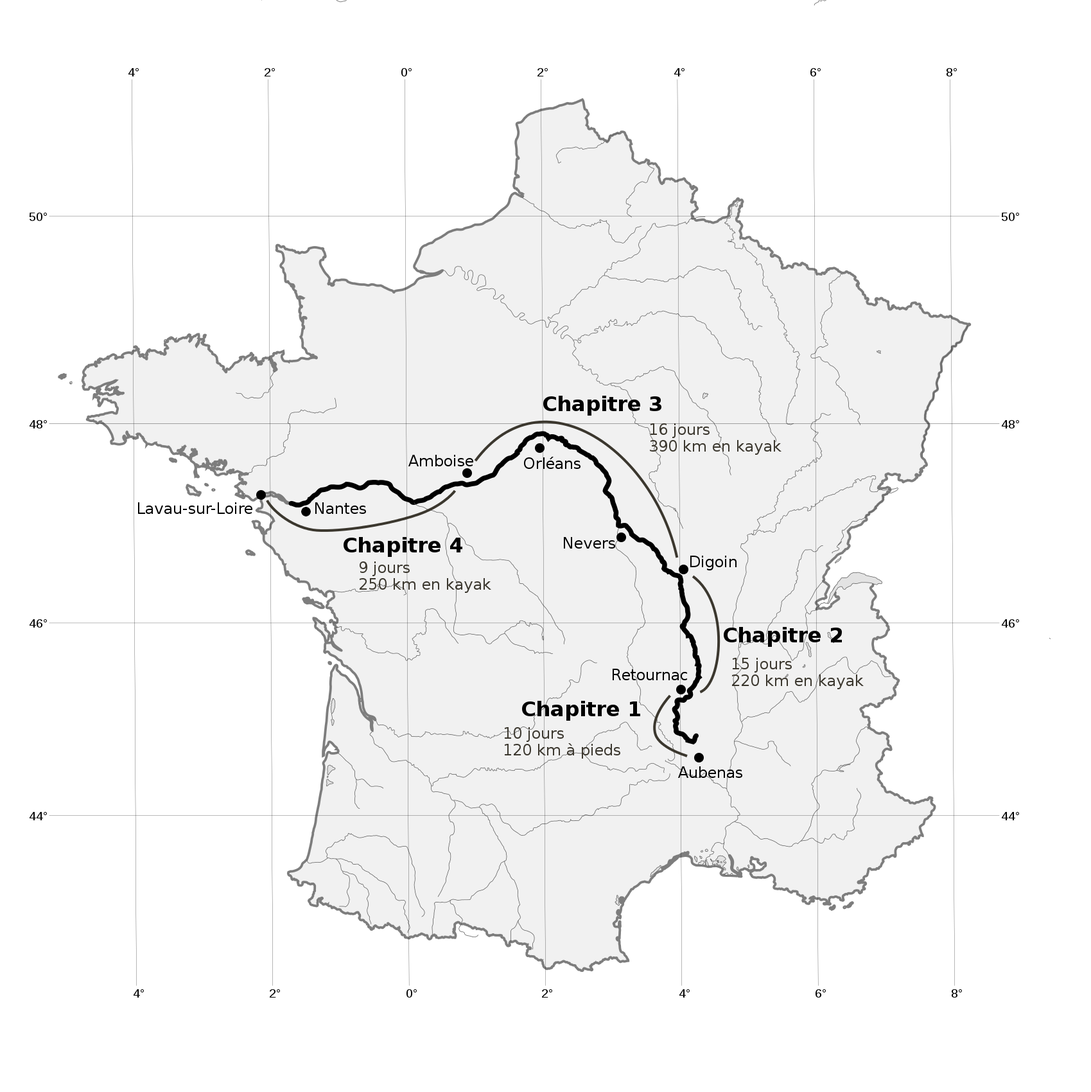
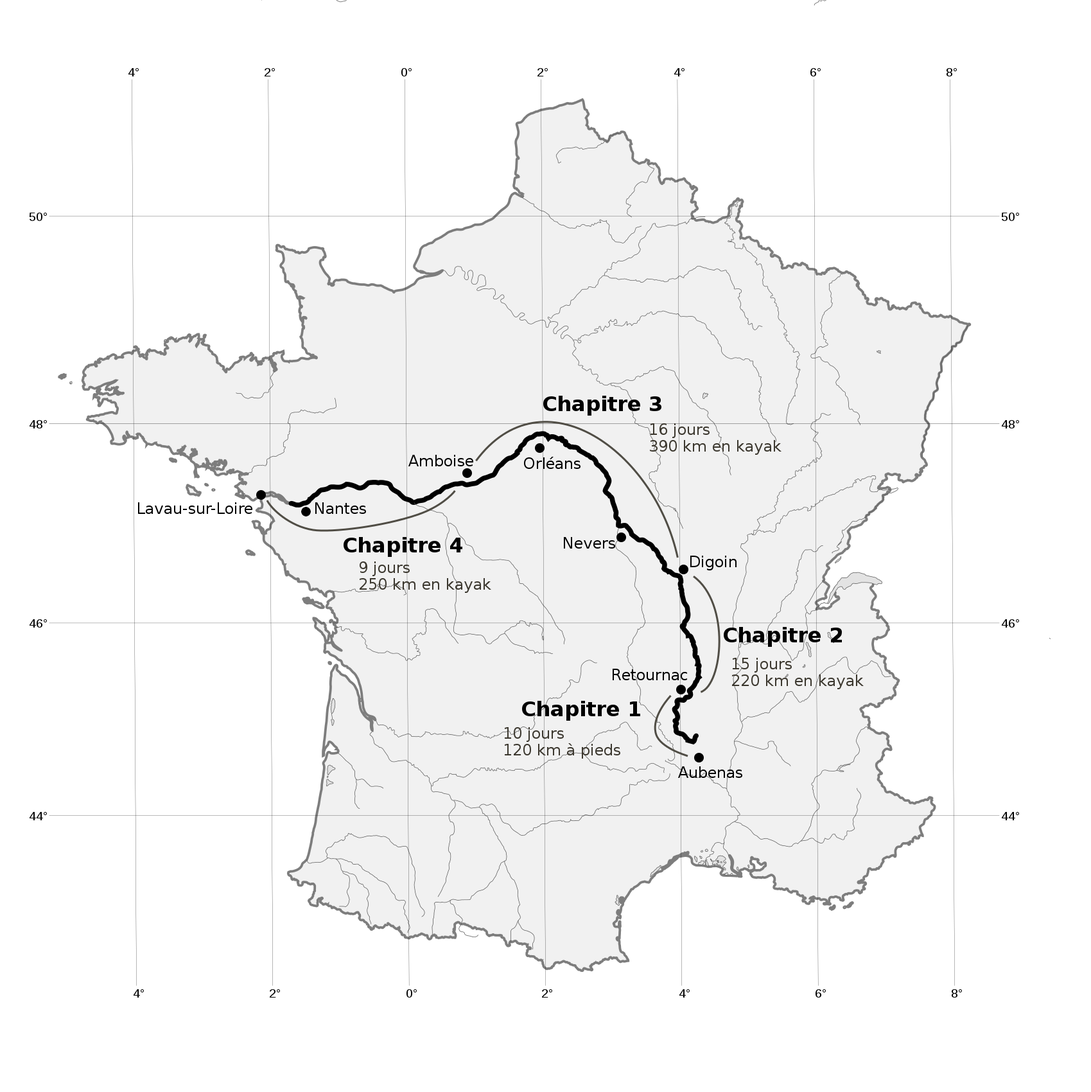
The second 1091x1092 image is a revision of the first. Changes to its layers:
painted on "Chapters - lines" over (x1=265, y1=420, x2=721, y2=758)
